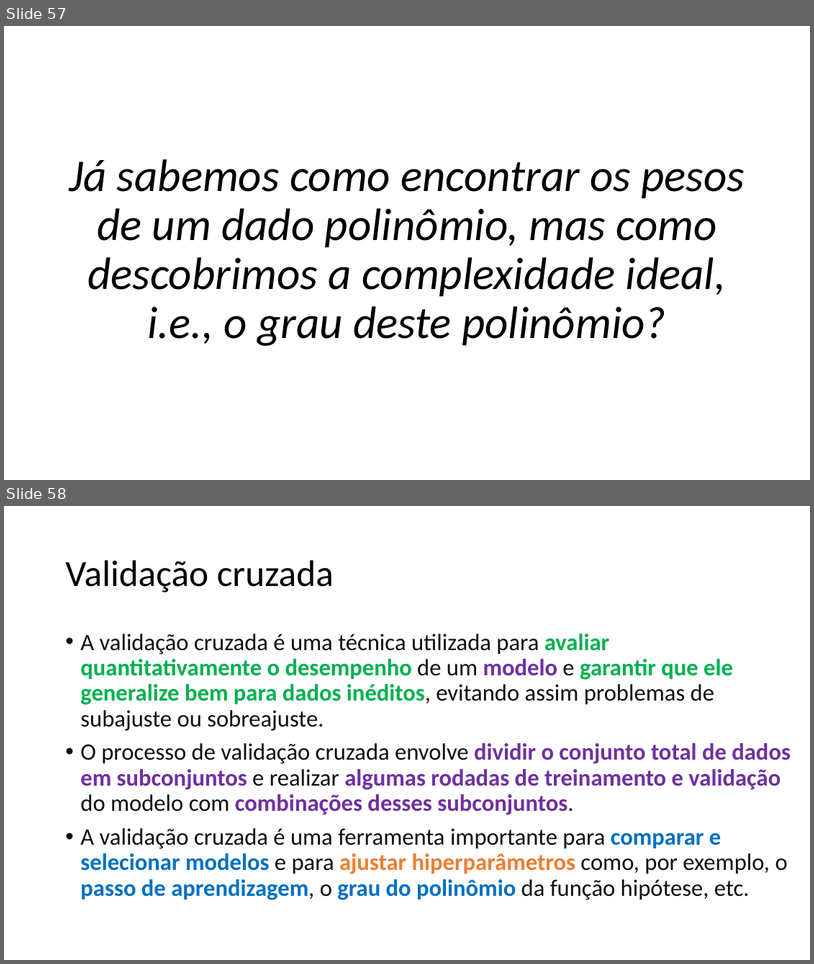
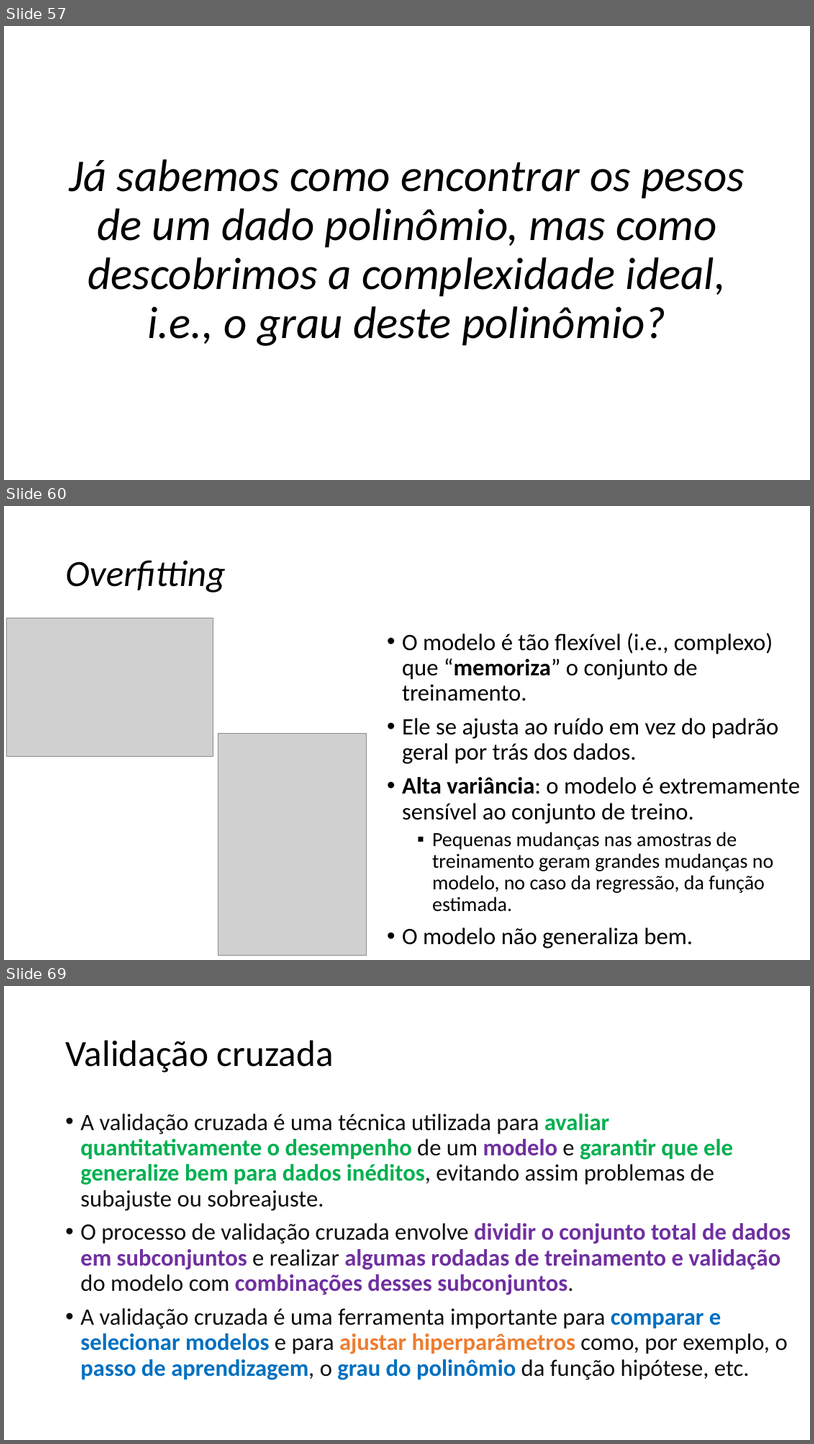
Before and after one commit to zz4fap/c24_inteligencia_artificial, a slide deck: slides/C24_Regressão.pptx. Shown one above the other, each under a label of ours: slides 57 and 58 before the commit, slides 57, 60 and 69 after it; the slides between them are not shown. The pictures are 814x964 and 814x1444 pixels, drawn with LibreOffice and Linux fonts; fonts in the diff are those of the drawing; grey boxes stand for pictures. Boxes give left, top, right and bottom in pixels: in the first picture for what was removed or moved away, otherwise in the second. Text is boxed around its words. In the diff, an @@ line names an element or a change of style, - is before the commit and + after.

```diff
--- a/slides/C24_Regressão.pptx
+++ b/slides/C24_Regressão.pptx
@@ slide 60 added at [4,506,810,960], background #FFFFFF @@
@@ title added at [65,560,225,592], 44 pt, text #000000, italic @@
+Overfitting
@@ picture added at [7,618,214,757] @@
@@ text added at [402,633,800,948], 28 pt, text #000000 @@
+• O modelo é tão flexível (i.e., complexo) que “memoriza” o conjunto de treinamento.
+• Ele se ajusta ao ruído em vez do padrão geral por trás dos dados.
+• Alta variância: o modelo é extremamente sensível ao conjunto de treino.
+  ▪ Pequenas mudanças nas amostras de treinamento geram grandes mudanças no modelo, no caso da regressão, da função estimada.
+• O modelo não generaliza bem.
@@ picture added at [219,733,367,955] @@
@@ what was slide 58 is now slide 69 @@
```
Also in this commit, not shown: 1 slide changed, 9 other slides added, 1 slide removed, 1 other file.
